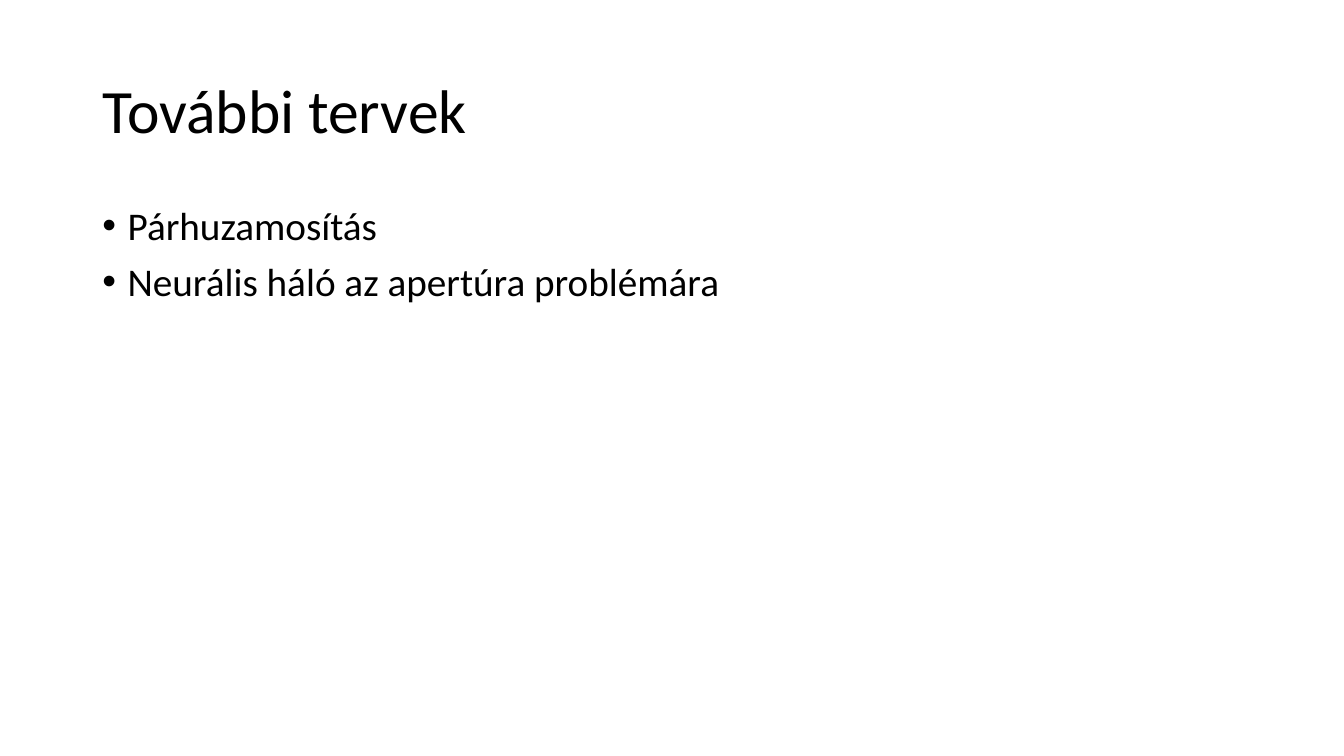
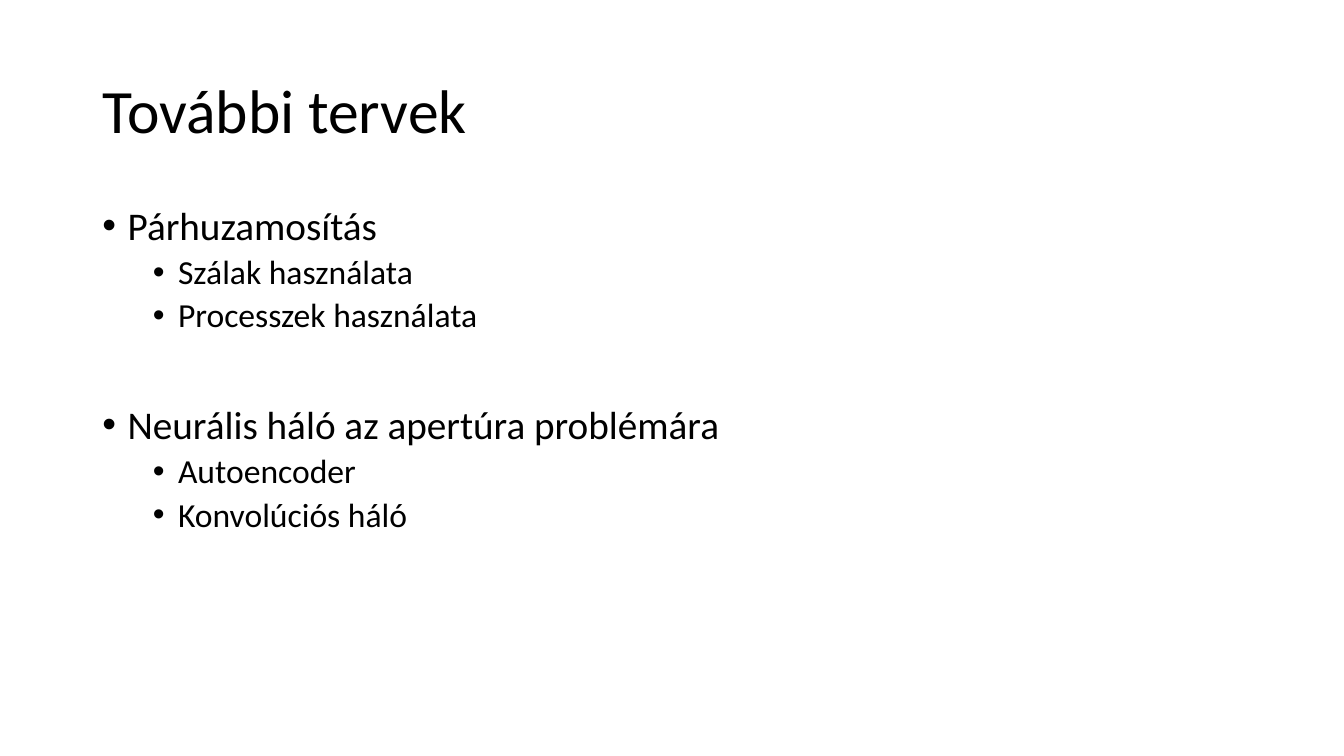
Before and after one commit to koojozsef/Szakdolgozat_PE, a slide deck: slide 13 of 01_doc/presentation.pptx (slide 11 before the commit). Drawn at 1344x756 pixels with LibreOffice and Linux fonts; fonts in the diff are those of the drawing. Boxes give left, top, right and bottom in pixels: in the first picture for what was removed or moved away, otherwise in the second. Text is boxed around its words. In the diff, an @@ line names an element or a change of style, - is before the commit and + after.

```diff
--- a/01_doc/presentation.pptx
+++ b/01_doc/presentation.pptx
@@ text at bbox=[178, 260, 477, 328]: paragraphs added @@
+  • Szálak használata
+  • Processzek használata
@@ text at bbox=[178, 459, 407, 528]: paragraphs added @@
+  • Autoencoder
+  • Konvolúciós háló
```
Also in this commit, not shown: 3 slides added, 1 slide removed, 1 other file.
